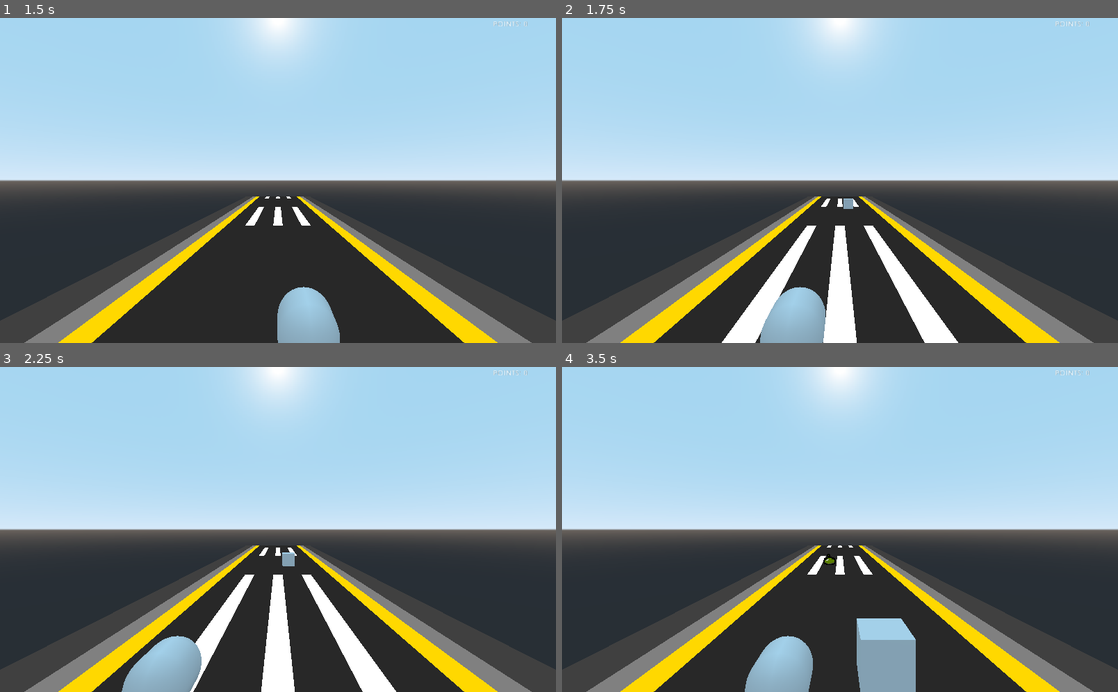
Above: before the commit, frames 1-4 (two rows, left to right).
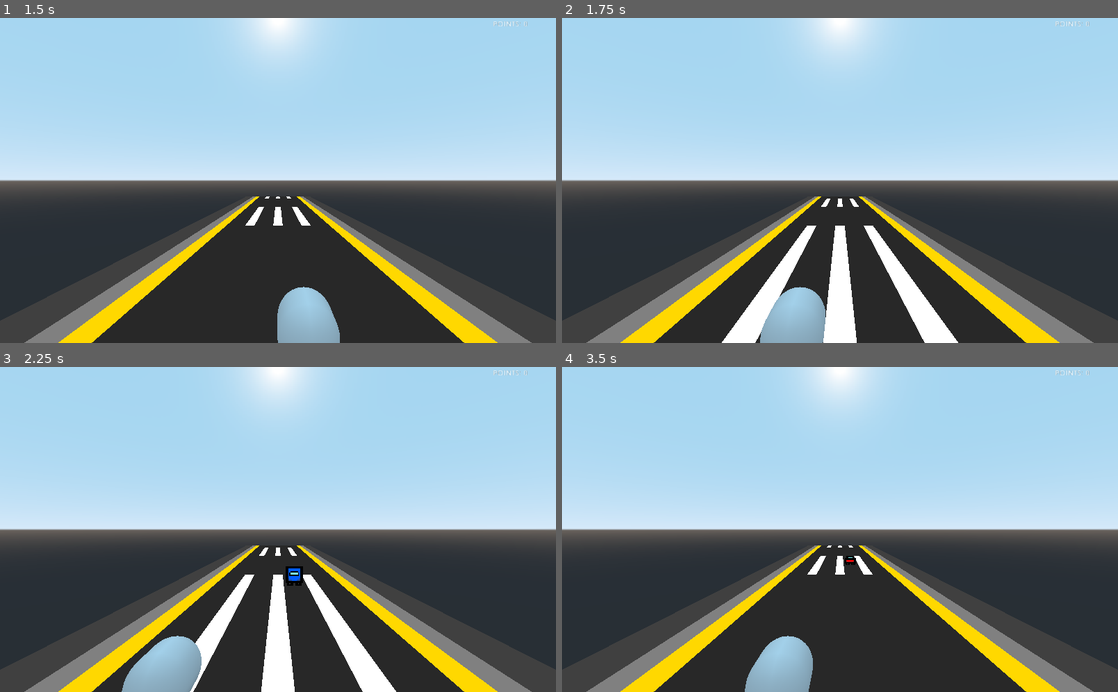
Above: after the commit, the same moments.

Repository: ClarkThyLord/Speed-Trash
Game: Godot game, scene res://src/game/game.tscn
Two runs of this game, one before a commit and one after it. Both use one fixed random seed, a clock stepped at 60 frames per second and the inputs below.
Inputs:
- Up to frame 1 (1.5 s): hold Right (ui_right) 0.53-1.28 s; hold Space (action_break) 0.53-1.28 s; hold Left (ui_left) from 1.28 s (still down); tap Space (action_break) at 1.35 s
- Up to frame 2 (1.75 s): keep holding Left (ui_left)
- Up to frame 3 (2.25 s): release Left (ui_left) at 2.03 s; hold Right (ui_right) from 2.03 s (still down); hold Space (action_break) from 2.03 s (still down)
- Up to frame 4 (3.5 s): release Right (ui_right) at 2.78 s; release Space (action_break) at 2.78 s; hold Shift (action_accelerate) from 2.78 s (still down); tap Space (action_break) at 2.85 s

Frame 1 is identical in both runs. In frame 2, less than 0.1% of the frame differs, in the area x 50-53%, y 55-59%; in frame 3, 0.3%; in frame 4, 2.4%, in the area x 47-64%, y 57-100%.

Commit message:
add different vehicles
Clark was here :V

Diff:
--- a/src/map/objects/vehicle/vehicle.gd
+++ b/src/map/objects/vehicle/vehicle.gd
@@ -5,7 +5,9 @@
 
 ## Enums
 enum CarTypes {
-	DEFAULT,
+	CAR,
+	RACE_CAR,
+	BUS,
 }
 
 
@@ -28,13 +30,23 @@
 
 ## Public Methods
 func set_car_type(value : int) -> void:
-	var color : Color
-	match car_type:
-#		CarTypes.:
-#			pass
+	var car_texture : Texture
+	match value:
+		CarTypes.CAR:
+			speed = 1.0
+			car_texture = preload("res://assets/map/objects/vehicle/car.png")
+		CarTypes.RACE_CAR:
+			speed = 0.65
+			car_texture = preload("res://assets/map/objects/vehicle/race_car.png")
+		CarTypes.BUS:
+			speed = 1.75
+			car_texture = preload("res://assets/map/objects/vehicle/bus.png")
 		_:
 			return
 	car_type = value
+
+	if is_instance_valid(texture):
+		texture.texture = car_texture
 
 
 func random() -> void:
--- a/src/map/objects/vehicle/vehicle.tscn
+++ b/src/map/objects/vehicle/vehicle.tscn
@@ -1,10 +1,9 @@
 [gd_scene load_steps=4 format=2]
 
 [ext_resource path="res://src/map/objects/vehicle/vehicle.gd" type="Script" id=1]
+[ext_resource path="res://assets/map/objects/vehicle/car.png" type="Texture" id=2]
 
 [sub_resource type="BoxShape" id=1]
-
-[sub_resource type="CubeMesh" id=2]
 
 [node name="Vehicle" type="Area"]
 script = ExtResource( 1 )
@@ -12,9 +11,6 @@
 [node name="CollisionShape" type="CollisionShape" parent="."]
 shape = SubResource( 1 )
 
-[node name="MeshInstance" type="MeshInstance" parent="."]
-mesh = SubResource( 2 )
-material/0 = null
-
 [node name="Sprite3D" type="Sprite3D" parent="."]
 pixel_size = 0.13
+texture = ExtResource( 2 )
Binary file added: assets/map/objects/vehicle/bus.png
Not shown, added: assets/map/objects/vehicle/bus.png.import
Binary file added: assets/map/objects/vehicle/car.png
Not shown, added: assets/map/objects/vehicle/car.png.import
Binary file added: assets/map/objects/vehicle/race_car.png
Not shown, added: assets/map/objects/vehicle/race_car.png.import
